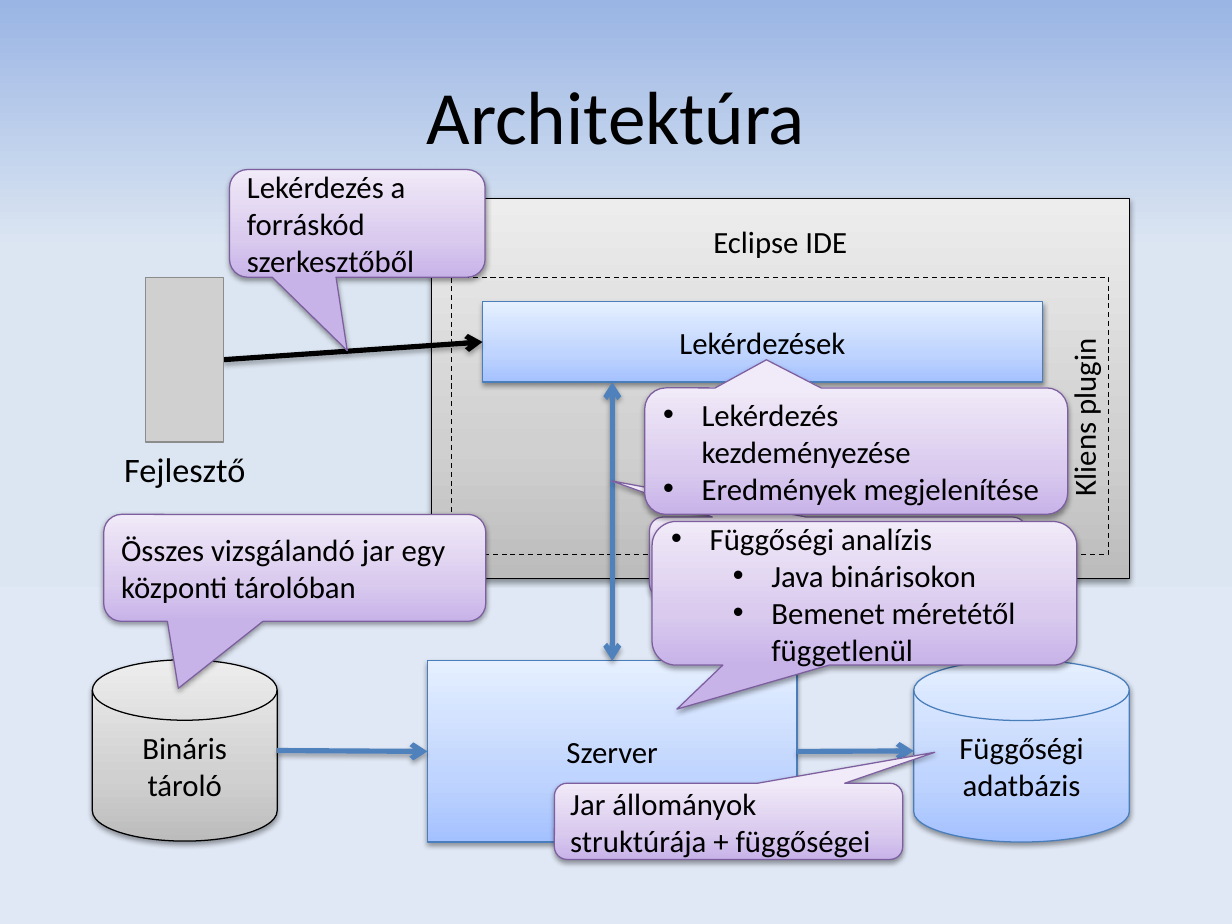
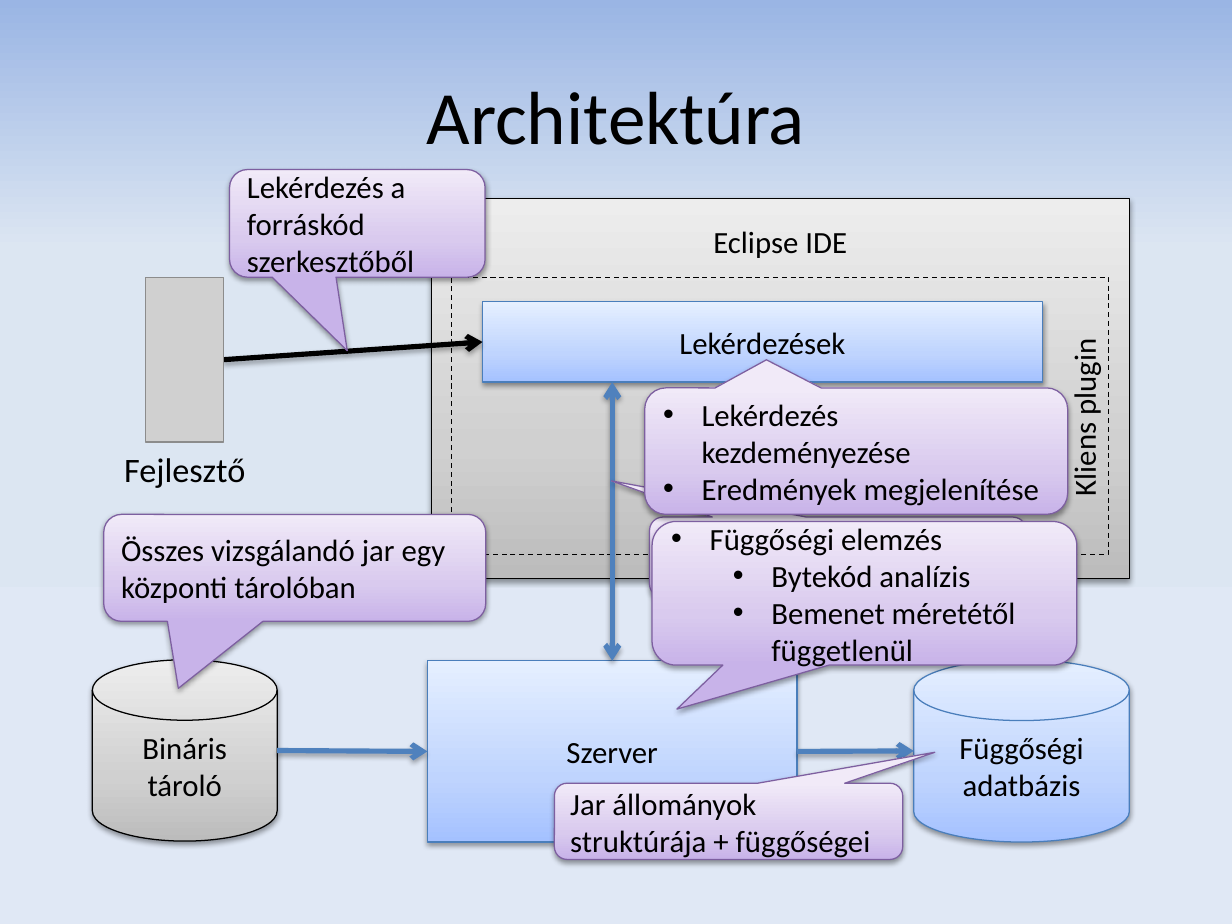
Before and after one commit to donat/incquery-deps, a slide deck: slide 6 of incquery-deps-documentation/presentation/tdk_pres_hu_v2.pptx. Drawn at 1232x924 pixels with LibreOffice and Linux fonts; fonts in the diff are those of the drawing; grey boxes stand for pictures. Boxes give left, top, right and bottom in pixels: in the first picture for what was removed or moved away, otherwise in the second. Text is boxed around its words. In the diff, an @@ line names an element or a change of style, - is before the commit and + after.

Commit message:
Typos fixed

```diff
--- a/incquery-deps-documentation/presentation/tdk_pres_hu_v2.pptx
+++ b/incquery-deps-documentation/presentation/tdk_pres_hu_v2.pptx
@@ text in rounded speech box at [710, 528, 970, 592]: text changed @@
-• Függőségi analízis
-  • Java binárisokon
+• Függőségi elemzés
+  • Bytekód analízis
```
Also in this commit, not shown: 5 other slides changed.
